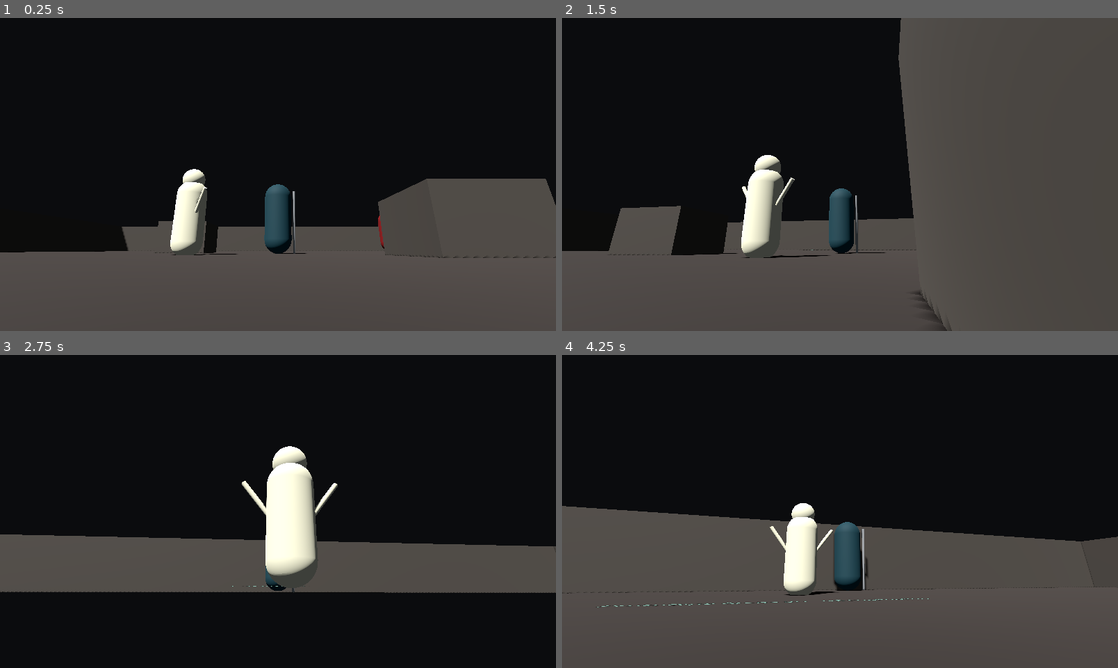
Above: before the commit, frames 1-4 (two rows, left to right).
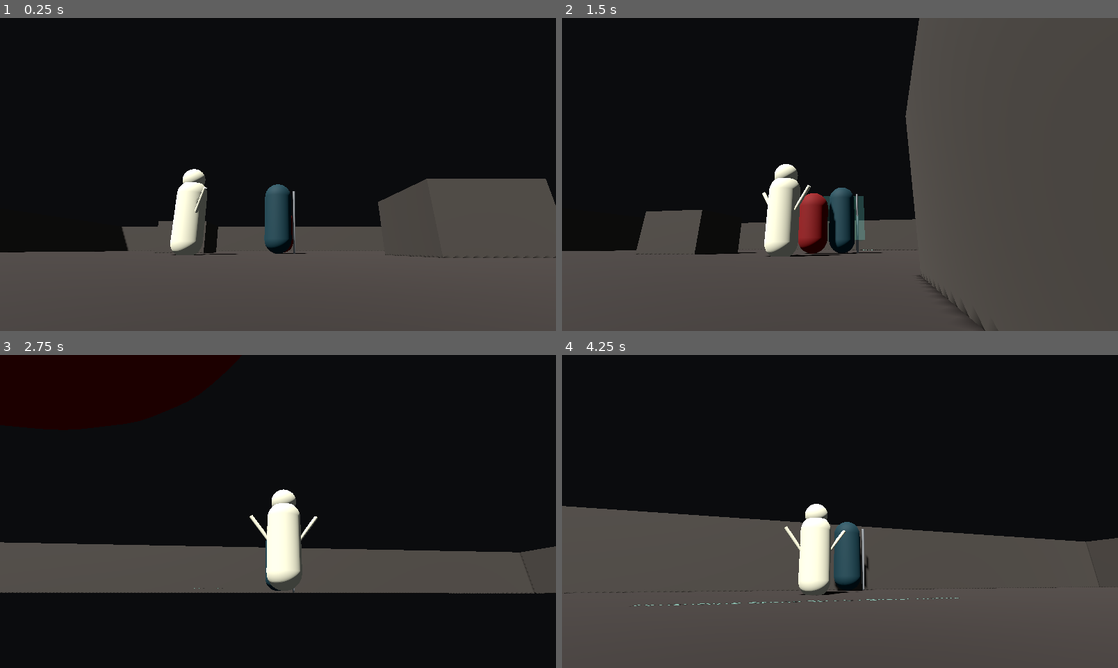
Above: after the commit, the same moments.

Repository: jefbarros/necromante-dos-tres-reinos
Game: Godot game, scene res://scenes/world/PrototypeArena3D.tscn
The game is run twice, just before and just after one commit, with the same random seed, the same clock (stepped at 60 frames per second) and the same inputs. This scene is started directly instead of the project's main scene.
Inputs (mouse positions are in pixels of both pictures, inside the frame that each line leads up to):
- Up to frame 1 (0.25 s): no input
- Up to frame 2 (1.5 s): tap Enter at 0.5 s; move the mouse to (867, 174) at 0.52 s; hold W (move_forward) from 0.53 s (still down); tap 1 (basic_attack) at 0.6 s; click (867, 174) at 0.8 s; move the mouse to (812, 174) at 1.27 s; click (812, 174) at 1.35 s
- Up to frame 3 (2.75 s): keep holding W (move_forward); tap 1 (basic_attack) at 1.55, 2.1 s; move the mouse to (289, 505) at 2.02 s; click (289, 505) at 2.3 s
- Up to frame 4 (4.25 s): keep holding W (move_forward); move the mouse to (834, 517) at 2.77 s; tap Space (dodge) at 2.85 s; click (834, 517) at 2.92 s; tap 1 (basic_attack) at 3.05 s; move the mouse to (878, 514) at 3.52 s; hold Shift (sprint) from 3.53 s (still down); click (878, 514) at 3.8 s

The runs differ from the first frame. In frame 1, less than 0.1% of the frame differs, in the area x 51-70%, y 63-75%; in frame 2, 6.5%, in the area x 8-77%, y 0-100%; in frame 3, 5.0%; in frame 4, 2.2%.

Commit message:
feat(godot): add basic 3d combat prototype

Diff:
--- a/godot/project.godot
+++ b/godot/project.godot
@@ -38,6 +38,10 @@
 "deadzone": 0.5,
 "events": [Object(InputEventKey,"resource_local_to_scene":false,"device":-1,"window_id":0,"alt_pressed":false,"shift_pr …(516 unchanged characters)…
 }
+attack_primary={
+"deadzone": 0.5,
+"events": [Object(InputEventMouseButton,"resource_local_to_scene":false,"device":-1,"window_id":0,"alt_pressed":false,"shift_pressed":false,"ctrl_pressed":false,"meta_pressed":false,"button_mask":0,"position":Vector2(0, 0),"global_position":Vector2(0, 0),"factor":1.0,"button_index":1,"canceled":false,"pressed":false,"double_click":false,"script":null)]
+}
 debug_reset={
 "deadzone": 0.5,
 "events": [Object(InputEventKey,"resource_local_to_scene":false,"device":-1,"window_id":0,"alt_pressed":false,"shift_pressed":false,"ctrl_pressed":false,"meta_pressed":false,"pressed":false,"keycode":82,"physical_keycode":0,"key_label":0,"unicode":0,"location":0,"echo":false,"script":null)]
--- /dev/null
+++ b/godot/scenes/combat/PlayerAttackHitbox3D.tscn
@@ -0,0 +1,24 @@
+[gd_scene load_steps=4 format=3]
+
+[ext_resource type="Script" path="res://scripts/combat/Hitbox3D.gd" id="1_hitbox"]
+
+[sub_resource type="BoxShape3D" id="BoxShape3D_attack"]
+size = Vector3(1.25, 1.2, 1.25)
+
+[sub_resource type="BoxMesh" id="BoxMesh_attack"]
+size = Vector3(1.25, 1.2, 1.25)
+
+[node name="PlayerAttackHitbox3D" type="Area3D"]
+visible = false
+collision_layer = 0
+collision_mask = 8
+monitoring = false
+monitorable = false
+script = ExtResource("1_hitbox")
+damage = 18.0
+
+[node name="CollisionShape3D" type="CollisionShape3D" parent="."]
+shape = SubResource("BoxShape3D_attack")
+
+[node name="AttackPreview" type="MeshInstance3D" parent="."]
+mesh = SubResource("BoxMesh_attack")
--- a/godot/scenes/enemies/EnemyDummy3D.tscn
+++ b/godot/scenes/enemies/EnemyDummy3D.tscn
@@ -1,7 +1,9 @@
-[gd_scene load_steps=6 format=3]
+[gd_scene load_steps=8 format=3]
 
 [ext_resource type="Script" path="res://scripts/enemies/EnemyDummy3D.gd" id="1_enemy"]
 [ext_resource type="Material" path="res://assets/materials/enemy_dummy.tres" id="2_material"]
+[ext_resource type="Script" path="res://scripts/combat/HealthComponent.gd" id="3_health"]
+[ext_resource type="Script" path="res://scripts/combat/Hurtbox3D.gd" id="4_hurtbox"]
 
 [sub_resource type="CapsuleShape3D" id="CapsuleShape3D_enemy"]
 radius = 0.38
@@ -32,3 +34,19 @@
 [node name="WeakPointMarker" type="MeshInstance3D" parent="."]
 position = Vector3(0, 1.38, -0.34)
 mesh = SubResource("SphereMesh_marker")
+
+[node name="HealthComponent" type="Node" parent="."]
+script = ExtResource("3_health")
+max_health = 50.0
+
+[node name="Hurtbox3D" type="Area3D" parent="."]
+collision_layer = 8
+collision_mask = 0
+monitoring = false
+script = ExtResource("4_hurtbox")
+health_component_path = NodePath("../HealthComponent")
+target_path = NodePath("..")
+
+[node name="CollisionShape3D" type="CollisionShape3D" parent="Hurtbox3D"]
+position = Vector3(0, 0.775, 0)
+shape = SubResource("CapsuleShape3D_enemy")
--- a/godot/scenes/player/Player3D.tscn
+++ b/godot/scenes/player/Player3D.tscn
@@ -1,7 +1,8 @@
-[gd_scene load_steps=7 format=3]
+[gd_scene load_steps=10 format=3]
 
 [ext_resource type="Script" path="res://scripts/player/PlayerController3D.gd" id="1_controller"]
 [ext_resource type="Material" path="res://assets/materials/player_placeholder.tres" id="2_material"]
+[ext_resource type="Script" path="res://scripts/combat/Hitbox3D.gd" id="3_hitbox"]
 
 [sub_resource type="CapsuleShape3D" id="CapsuleShape3D_player"]
 radius = 0.35
@@ -19,6 +20,16 @@
 top_radius = 0.035
 bottom_radius = 0.035
 height = 1.65
+
+[sub_resource type="BoxShape3D" id="BoxShape3D_attack"]
+size = Vector3(1.25, 1.2, 1.25)
+
+[sub_resource type="BoxMesh" id="BoxMesh_attack"]
+size = Vector3(1.25, 1.2, 1.25)
+
+[sub_resource type="StandardMaterial3D" id="StandardMaterial3D_attack"]
+transparency = 1
+albedo_color = Color(0.38, 0.92, 0.76, 0.22)
 
 [node name="Player3D" type="CharacterBody3D" groups=["player"]]
 collision_layer = 1
@@ -42,3 +53,21 @@
 position = Vector3(0.43, 0.78, -0.08)
 rotation = Vector3(0.22, 0.0, 0.0)
 mesh = SubResource("CylinderMesh_staff")
+
+[node name="BasicAttackHitbox" type="Area3D" parent="."]
+visible = false
+position = Vector3(0, 0.95, -0.625)
+collision_layer = 0
+collision_mask = 8
+monitoring = false
+monitorable = false
+script = ExtResource("3_hitbox")
+damage = 18.0
+source_path = NodePath("..")
+
+[node name="CollisionShape3D" type="CollisionShape3D" parent="BasicAttackHitbox"]
+shape = SubResource("BoxShape3D_attack")
+
+[node name="AttackPreview" type="MeshInstance3D" parent="BasicAttackHitbox"]
+mesh = SubResource("BoxMesh_attack")
+surface_material_override/0 = SubResource("StandardMaterial3D_attack")
--- a/godot/scenes/world/PrototypeArena3D.tscn
+++ b/godot/scenes/world/PrototypeArena3D.tscn
@@ -56,6 +56,7 @@
 rotation = Vector3(-1.5708, 0, 0)
 modulate = Color(0.58, 0.78, 0.72, 1)
 text = "Prototype Arena 3D - G2 Foundation"
+text = "Prototype Arena 3D - G2 Basic Combat"
 font_size = 36
 outline_size = 4
 
@@ -152,7 +153,7 @@
 target_path = NodePath("../Player3D")
 
 [node name="EnemyDummy3D" parent="." instance=ExtResource("3_enemy")]
-position = Vector3(4.2, 0, -3.2)
+position = Vector3(0, 0, -2.8)
 
 [node name="SkeletonServant3D" parent="." instance=ExtResource("4_servant")]
 position = Vector3(-2.2, 0, 1.8)
--- /dev/null
+++ b/godot/scripts/combat/HealthComponent.gd
@@ -0,0 +1,37 @@
+extends Node
+class_name HealthComponent
+
+signal damaged(amount: float, source: Node)
+signal died(source: Node)
+
+@export var max_health: float = 100.0
+
+var current_health: float
+var _dead: bool = false
+
+
+func _ready() -> void:
+	current_health = max_health
+
+
+func take_damage(amount: float, source: Node = null) -> void:
+	if _dead or amount <= 0.0:
+		return
+
+	current_health = maxf(current_health - amount, 0.0)
+	damaged.emit(amount, source)
+
+	if current_health <= 0.0:
+		_dead = true
+		died.emit(source)
+
+
+func heal(amount: float) -> void:
+	if amount <= 0.0 or _dead:
+		return
+
+	current_health = minf(current_health + amount, max_health)
+
+
+func is_dead() -> bool:
+	return _dead
--- /dev/null
+++ b/godot/scripts/combat/Hitbox3D.gd
@@ -0,0 +1,53 @@
+extends Area3D
+class_name Hitbox3D
+
+@export var damage: float = 10.0
+@export var active: bool = false
+@export var source_path: NodePath
+
+var _hit_targets: Array[Area3D] = []
+
+
+func _ready() -> void:
+	area_entered.connect(_on_area_entered)
+	set_active(active)
+
+
+func set_active(value: bool) -> void:
+	active = value
+	monitoring = active
+	visible = active
+
+	if active:
+		_hit_targets.clear()
+		call_deferred("_apply_overlapping_hits")
+
+
+func _apply_overlapping_hits() -> void:
+	if not active:
+		return
+
+	for area in get_overlapping_areas():
+		_try_hit(area)
+
+
+func _on_area_entered(area: Area3D) -> void:
+	_try_hit(area)
+
+
+func _try_hit(area: Area3D) -> void:
+	if not active or area in _hit_targets:
+		return
+
+	if not area.has_method("receive_hit"):
+		return
+
+	_hit_targets.append(area)
+	area.receive_hit(damage, _get_source())
+
+
+func _get_source() -> Node:
+	if source_path != NodePath():
+		return get_node_or_null(source_path)
+
+	return owner if owner != null else self
--- /dev/null
+++ b/godot/scripts/combat/Hurtbox3D.gd
@@ -0,0 +1,38 @@
+extends Area3D
+class_name Hurtbox3D
+
+@export var health_component_path: NodePath
+@export var target_path: NodePath = NodePath("..")
+
+@onready var health_component: Node = _find_health_component()
+
+
+func receive_hit(damage: float, source: Node = null) -> void:
+	if health_component != null and health_component.has_method("take_damage"):
+		health_component.call("take_damage", damage, source)
+		return
+
+	var target := get_node_or_null(target_path)
+	if target != null and target.has_method("receive_damage"):
+		target.receive_damage(damage)
+
+
+func set_hurtbox_enabled(value: bool) -> void:
+	monitorable = value
+	monitoring = value
+	for child in get_children():
+		if child is CollisionShape3D:
+			child.disabled = not value
+
+
+func _find_health_component() -> Node:
+	if health_component_path != NodePath():
+		return get_node_or_null(health_component_path)
+
+	var target := get_node_or_null(target_path)
+	if target != null:
+		var child := target.get_node_or_null("HealthComponent")
+		if child != null and child.has_method("take_damage"):
+			return child
+
+	return null
--- a/godot/scripts/enemies/EnemyDummy3D.gd
+++ b/godot/scripts/enemies/EnemyDummy3D.gd
@@ -5,15 +5,26 @@
 @export var patrol_speed: float = 0.75
 @export var gravity: float = 24.0
 
-var health: float
 var _spawn_position: Vector3
 var _time: float = 0.0
 var _dead: bool = false
+var _alive_material: Material
+
+@onready var _health_component: Node = $HealthComponent
+@onready var _body: MeshInstance3D = $Body
+@onready var _collision_shape: CollisionShape3D = $CollisionShape3D
+@onready var _hurtbox: Area3D = $Hurtbox3D
 
 
 func _ready() -> void:
 	add_to_group("enemy")
-	health = max_health
+	_health_component.set("max_health", max_health)
+	_health_component.set("current_health", max_health)
+	if _health_component.has_signal("damaged"):
+		_health_component.connect("damaged", Callable(self, "_on_damaged"))
+	if _health_component.has_signal("died"):
+		_health_component.connect("died", Callable(self, "_on_died"))
+	_alive_material = _body.get_active_material(0)
 	_spawn_position = global_position
 
 
@@ -39,16 +50,55 @@
 	if _dead:
 		return
 
-	health -= amount
-	print("EnemyDummy3D recebeu %.1f de dano. Vida restante: %.1f" % [amount, health])
-	if health <= 0.0:
-		_die()
+	if _health_component.has_method("take_damage"):
+		_health_component.call("take_damage", amount)
+
+
+func _on_damaged(amount: float, source: Node) -> void:
+	print("EnemyDummy3D received %.1f damage. Health: %.1f/%.1f" % [
+		amount,
+		_health_component.get("current_health"),
+		_health_component.get("max_health"),
+	])
+	_flash_damage()
+
+
+func _on_died(source: Node) -> void:
+	_die()
 
 
 func _die() -> void:
 	_dead = true
 	set_physics_process(false)
-	visible = false
+	velocity = Vector3.ZERO
 	collision_layer = 0
 	collision_mask = 0
-	print("EnemyDummy3D desativado.")
+	_collision_shape.set_deferred("disabled", true)
+	if _hurtbox.has_method("set_hurtbox_enabled"):
+		_hurtbox.call("set_hurtbox_enabled", false)
+
+	var corpse_material := StandardMaterial3D.new()
+	corpse_material.albedo_color = Color(0.08, 0.08, 0.08, 1.0)
+	corpse_material.roughness = 0.95
+	_body.set_surface_override_material(0, corpse_material)
+
+	# TODO G3: permitir que cadaver seja usado para primeira invocacao real.
+	print("EnemyDummy died")
+
+
+func _flash_damage() -> void:
+	if _dead or _body == null:
+		return
+
+	var flash_material := StandardMaterial3D.new()
+	flash_material.albedo_color = Color(1.0, 0.25, 0.2, 1.0)
+	_body.set_surface_override_material(0, flash_material)
+
+	var tween := create_tween()
+	tween.tween_interval(0.08)
+	tween.tween_callback(_restore_alive_material)
+
+
+func _restore_alive_material() -> void:
+	if not _dead and _body != null:
+		_body.set_surface_override_material(0, _alive_material)
--- a/godot/scripts/player/PlayerController3D.gd
+++ b/godot/scripts/player/PlayerController3D.gd
@@ -9,15 +9,33 @@
 @export var rotation_speed: float = 12.0
 @export var dodge_duration: float = 0.18
 @export var dodge_cooldown: float = 0.55
+@export var attack_damage: float = 18.0
+@export var attack_cooldown: float = 0.45
+@export var attack_duration: float = 0.16
+@export var attack_range: float = 1.25
+@export var attack_move_multiplier: float = 0.45
 
 var _last_move_direction: Vector3 = Vector3.FORWARD
 var _dodge_timer: float = 0.0
 var _dodge_cooldown_timer: float = 0.0
+var _attack_timer: float = 0.0
+var _attack_cooldown_timer: float = 0.0
+
+@onready var _attack_hitbox: Node3D = get_node_or_null("BasicAttackHitbox") as Node3D
 
 
 func _ready() -> void:
 	add_to_group("player")
 	_ensure_input_actions()
+	if _attack_hitbox != null:
+		_attack_hitbox.set("damage", attack_damage)
+		_attack_hitbox.position.z = -attack_range * 0.5
+		var attack_shape := _attack_hitbox.get_node_or_null("CollisionShape3D") as CollisionShape3D
+		var box_shape := attack_shape.shape as BoxShape3D if attack_shape != null else null
+		if box_shape != null:
+			var shape_size := box_shape.size
+			shape_size.z = attack_range
+			box_shape.size = shape_size
 	Input.mouse_mode = Input.MOUSE_MODE_CAPTURED
 
 
@@ -31,6 +49,8 @@
 
 func _physics_process(delta: float) -> void:
 	_dodge_cooldown_timer = maxf(_dodge_cooldown_timer - delta, 0.0)
+	_attack_cooldown_timer = maxf(_attack_cooldown_timer - delta, 0.0)
+	_update_attack_timer(delta)
 
 	if not is_on_floor():
 		velocity.y -= gravity * delta
@@ -47,10 +67,15 @@
 	if Input.is_action_just_pressed("dodge") and _dodge_cooldown_timer <= 0.0:
 		_start_dodge(move_direction)
 
+	if Input.is_action_just_pressed("attack_primary"):
+		_start_basic_attack()
+
 	if _dodge_timer > 0.0:
 		_dodge_timer -= delta
 	else:
 		var target_speed := sprint_speed if Input.is_action_pressed("sprint") else move_speed
+		if _attack_timer > 0.0:
+			target_speed *= attack_move_multiplier
 		var target_velocity := move_direction * target_speed
 		var rate := acceleration if move_direction.length_squared() > 0.001 else deceleration
 		velocity.x = move_toward(velocity.x, target_velocity.x, rate * delta)
@@ -68,6 +93,29 @@
 	velocity.z = dodge_direction.z * dodge_force
 	_dodge_timer = dodge_duration
 	_dodge_cooldown_timer = dodge_cooldown
+
+
+func _start_basic_attack() -> void:
+	if _attack_cooldown_timer > 0.0:
+		return
+
+	print("Player basic attack")
+	_attack_timer = attack_duration
+	_attack_cooldown_timer = attack_cooldown
+
+	if _attack_hitbox != null:
+		_attack_hitbox.set("damage", attack_damage)
+		if _attack_hitbox.has_method("set_active"):
+			_attack_hitbox.call("set_active", true)
+
+
+func _update_attack_timer(delta: float) -> void:
+	if _attack_timer <= 0.0:
+		return
+
+	_attack_timer = maxf(_attack_timer - delta, 0.0)
+	if _attack_timer <= 0.0 and _attack_hitbox != null and _attack_hitbox.has_method("set_active"):
+		_attack_hitbox.call("set_active", false)
 
 
 func _get_camera_relative_direction(input_vector: Vector2) -> Vector3:
@@ -97,6 +145,7 @@
 	_add_key_action("move_right", KEY_D)
 	_add_key_action("sprint", KEY_SHIFT)
 	_add_key_action("dodge", KEY_SPACE)
+	_add_mouse_button_action("attack_primary", MOUSE_BUTTON_LEFT)
 
 
 func _add_key_action(action_name: StringName, keycode: Key) -> void:
@@ -110,3 +159,16 @@
 	var key_event := InputEventKey.new()
 	key_event.keycode = keycode
 	InputMap.action_add_event(action_name, key_event)
+
+
+func _add_mouse_button_action(action_name: StringName, button_index: MouseButton) -> void:
+	if not InputMap.has_action(action_name):
+		InputMap.add_action(action_name)
+
+	for event in InputMap.action_get_events(action_name):
+		if event is InputEventMouseButton and event.button_index == button_index:
+			return
+
+	var mouse_event := InputEventMouseButton.new()
+	mouse_event.button_index = button_index
+	InputMap.action_add_event(action_name, mouse_event)
Not shown, changed: PROJECT_STATUS.md
Not shown, changed: godot/README.md
